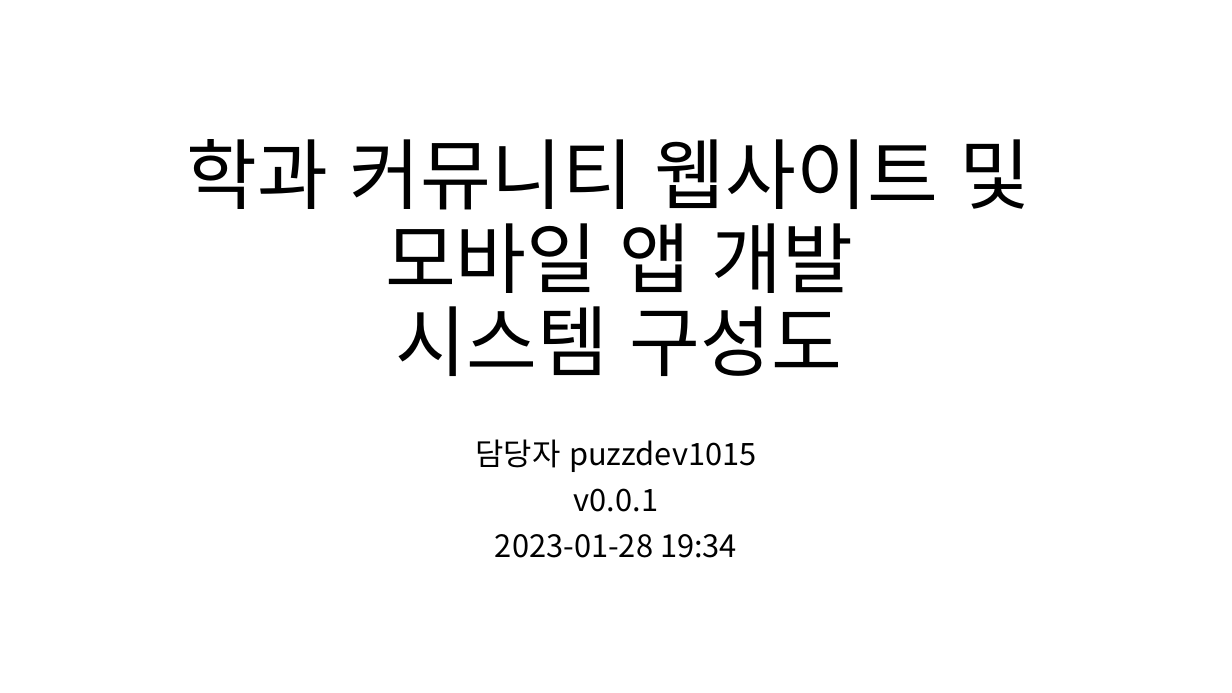
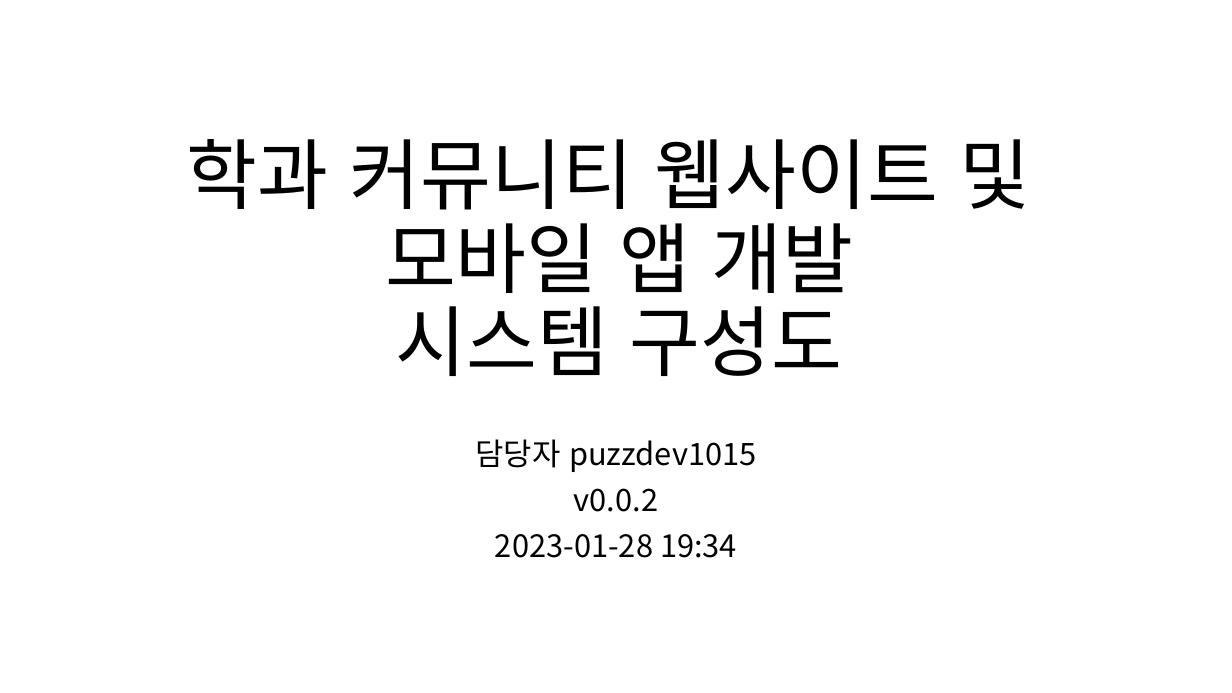
Before and after one commit to kkevin811015/MyDepartmentArchive, a slide deck: slide 1 of Documents/Requirements/service_order_client/raw/학과 커뮤니티 웹사이트 및 모바일 앱 개발 시스템 구성도.pptx. Drawn at 1232x693 pixels with LibreOffice and Linux fonts; fonts in the diff are those of the drawing. Boxes give left, top, right and bottom in pixels: in the first picture for what was removed or moved away, otherwise in the second. Text is boxed around its words. In the diff, an @@ line names an element or a change of style, - is before the commit and + after.

Commit message:
RFP 시스템 구성도 v0.1.1 [2023-01-28 20:30]

```diff
--- a/Documents/Requirements/service_order_client/raw/학과 커뮤니티 웹사이트 및 모바일 앱 개발 시스템 구성도.pptx
+++ b/Documents/Requirements/service_order_client/raw/학과 커뮤니티 웹사이트 및 모바일 앱 개발 시스템 구성도.pptx
@@ subtitle at (574,488,658,512): text changed @@
-v0.0.1
+v0.0.2
```
Also in this commit, not shown: 1 slide added.
